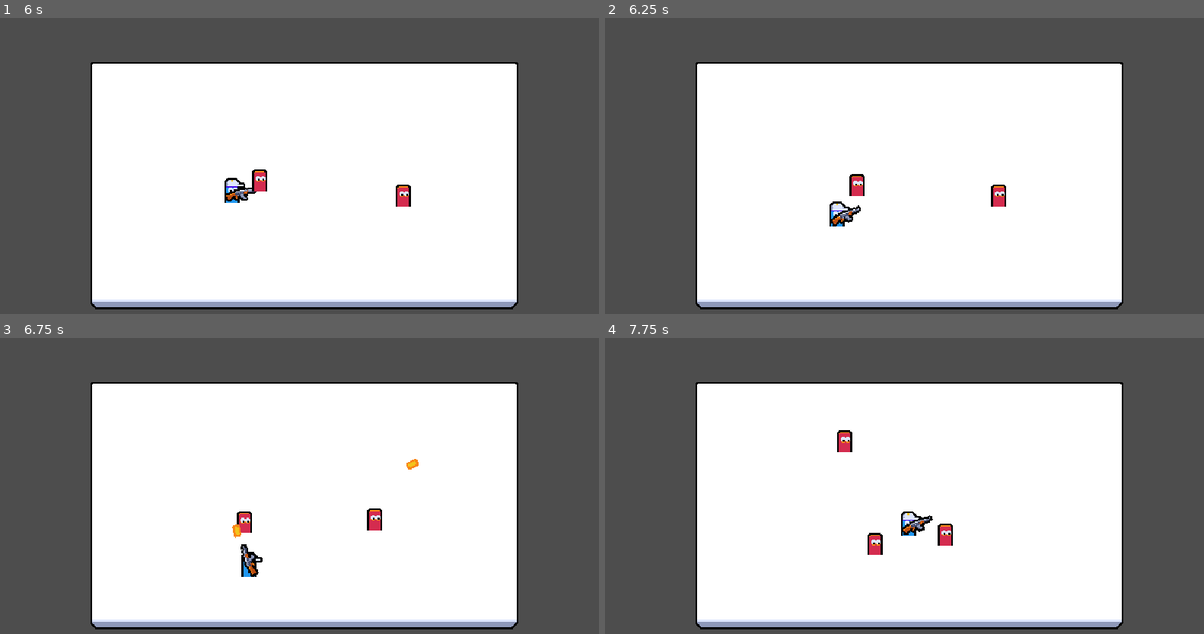
Above: before the commit, frames 1-4 (two rows, left to right).
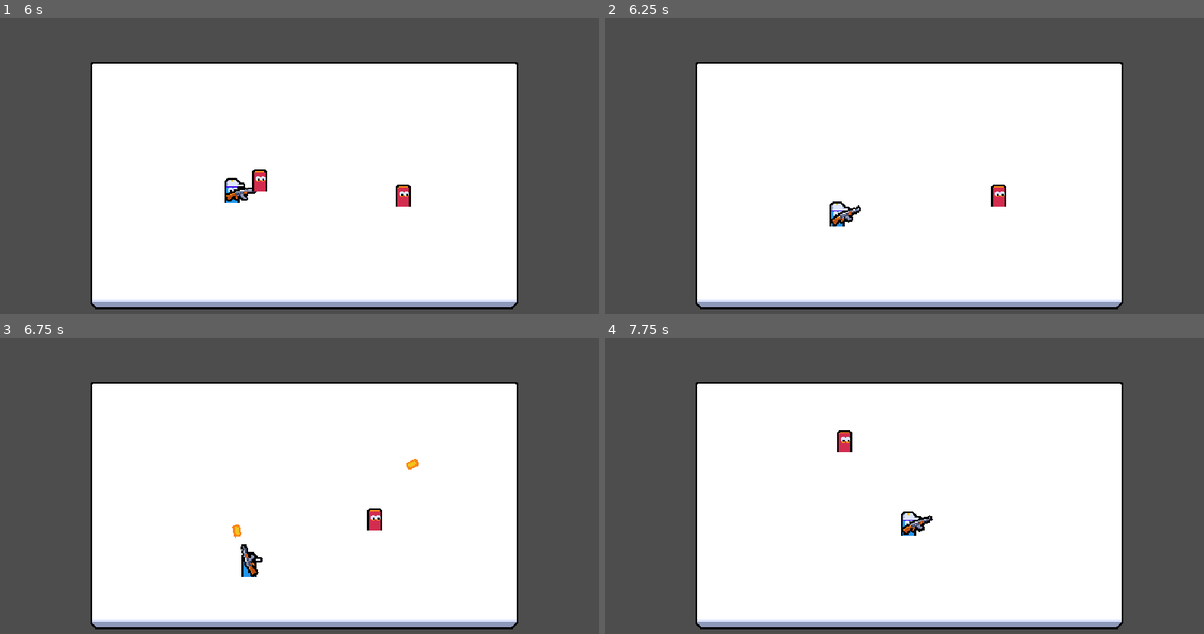
Above: after the commit, the same moments.

Repository: exglegaming/Multiplayer-Course
Game: Godot game, scene res://scenes/ui/main_menu/main_menu.tscn
Two runs of this game, one before a commit and one after it. Both use one fixed random seed, a clock stepped at 60 frames per second and the inputs below.
Inputs (mouse positions are in pixels of both pictures, inside the frame that each line leads up to):
- Up to frame 1 (6 s): tap Enter at 0.5 s; move the mouse to (437, 163) at 0.52 s; press the mouse at (437, 163) at 0.53 s; hold D (move_right) 0.53-1.25 s; release the mouse at (437, 163) at 1.25 s; click "Host" at 1.25 s; tap Space at 2 s; move the mouse to (179, 198) at 2.02 s; hold S (move_down) 2.03-2.78 s; click (179, 198) at 2.1 s; move the mouse to (365, 106) at 2.77 s; press the mouse at (365, 106) at 2.78 s; hold D (move_right) 2.78-3.53 s; move the mouse to (275, 248) at 3.52 s; release the mouse at (275, 248) at 3.53 s; hold W (move_up) 3.53-4.28 s; click (275, 248) at 3.6 s; move the mouse to (485, 231) at 4.27 s; press the mouse at (485, 231) at 4.28 s; hold A (move_left) 4.28-5.78 s; move the mouse to (119, 130) at 5.02 s; release the mouse at (119, 130) at 5.03 s; click (119, 130) at 5.1 s; move the mouse to (335, 180) at 5.77 s; press the mouse at (335, 180) at 5.78 s; hold S (move_down) from 5.78 s (still down)
- Up to frame 2 (6.25 s): keep holding S (move_down)
- Up to frame 3 (6.75 s): move the mouse to (215, 414) at 6.52 s; release S (move_down) at 6.53 s; release the mouse at (215, 414) at 6.53 s; hold D (move_right) from 6.53 s (still down); click (215, 414) at 6.6 s
- Up to frame 4 (7.75 s): move the mouse to (1042, 483) at 7.27 s; release D (move_right) at 7.28 s; press the mouse at (1042, 483) at 7.28 s; hold W (move_up) from 7.28 s (still down)

Frame 1 is identical in both runs. In frame 2, 0.2% of the frame differs, in the area x 40-44%, y 52-61%; in frame 3, 0.2%; in frame 4, 0.4%, in the area x 43-59%, y 62-74%.

Commit message:
creating a health component

Diff:
--- /dev/null
+++ b/scenes/components/health_component.tscn
@@ -0,0 +1,6 @@
+[gd_scene load_steps=2 format=3 uid="uid://drpnxy0o1td60"]
+
+[ext_resource type="Script" uid="uid://dngsc0bbxv7ym" path="res://scripts/components/health_component.gd" id="1_2wcl1"]
+
+[node name="HealthComponent" type="Node"]
+script = ExtResource("1_2wcl1")
--- a/scenes/entities/enemy/enemy.tscn
+++ b/scenes/entities/enemy/enemy.tscn
@@ -1,7 +1,8 @@
-[gd_scene load_steps=6 format=3 uid="uid://iysf2ptaqiy8"]
+[gd_scene load_steps=7 format=3 uid="uid://iysf2ptaqiy8"]
 
 [ext_resource type="Script" uid="uid://d3o8hyvqdaexs" path="res://scripts/entities/enemy/enemy.gd" id="1_e58rf"]
 [ext_resource type="Texture2D" uid="uid://bug5bbrsnns8" path="res://assets/enemy/enemy_medium.png" id="1_j1w5s"]
+[ext_resource type="PackedScene" uid="uid://drpnxy0o1td60" path="res://scenes/components/health_component.tscn" id="2_6fawb"]
 
 [sub_resource type="SceneReplicationConfig" id="SceneReplicationConfig_e58rf"]
 properties/0/path = NodePath(".:global_position")
@@ -26,6 +27,9 @@
 wait_time = 0.2
 autostart = true
 
+[node name="HealthComponent" parent="." instance=ExtResource("2_6fawb")]
+max_health = 2
+
 [node name="Area2D" type="Area2D" parent="."]
 position = Vector2(0, -12)
 collision_layer = 0
--- /dev/null
+++ b/scripts/components/health_component.gd
@@ -0,0 +1,19 @@
+class_name HealthComponent
+extends Node
+
+
+signal died
+
+@export var max_health: int = 1
+
+var current_health: int
+
+
+func _ready() -> void:
+    current_health = max_health
+
+
+func damage(amount: int) -> void:
+    current_health = clamp(current_health - amount, 0, max_health)
+    if current_health <= 0:
+        died.emit()
--- a/scripts/entities/enemy/enemy.gd
+++ b/scripts/entities/enemy/enemy.gd
@@ -1,11 +1,11 @@
 extends CharacterBody2D
 
 
-var current_health: int = 5
 var target_position: Vector2
 
 @onready var area_2d: Area2D = $Area2D
 @onready var target_acquisistion_timer: Timer = $TargetAcquisitionTimer
+@onready var health_component: HealthComponent = $HealthComponent
 
 
 func _ready() -> void:
@@ -13,6 +13,7 @@
     target_acquisistion_timer.timeout.connect(_on_target_aqcuisition_timer_timeout)
 
     if is_multiplayer_authority():
+        health_component.died.connect(_on_died)
         acquire_target()
 
 
@@ -23,9 +24,7 @@
 
 
 func handle_hit() -> void:
-    current_health -= 1
-    if current_health <= 0:
-        queue_free()
+    health_component.damage(1)
 
 
 func acquire_target() -> void:
@@ -61,3 +60,7 @@
 func _on_target_aqcuisition_timer_timeout() -> void:
     if is_multiplayer_authority():
         acquire_target()
+
+
+func _on_died() -> void:
+    queue_free()
Not shown, added: scripts/components/health_component.gd.uid
